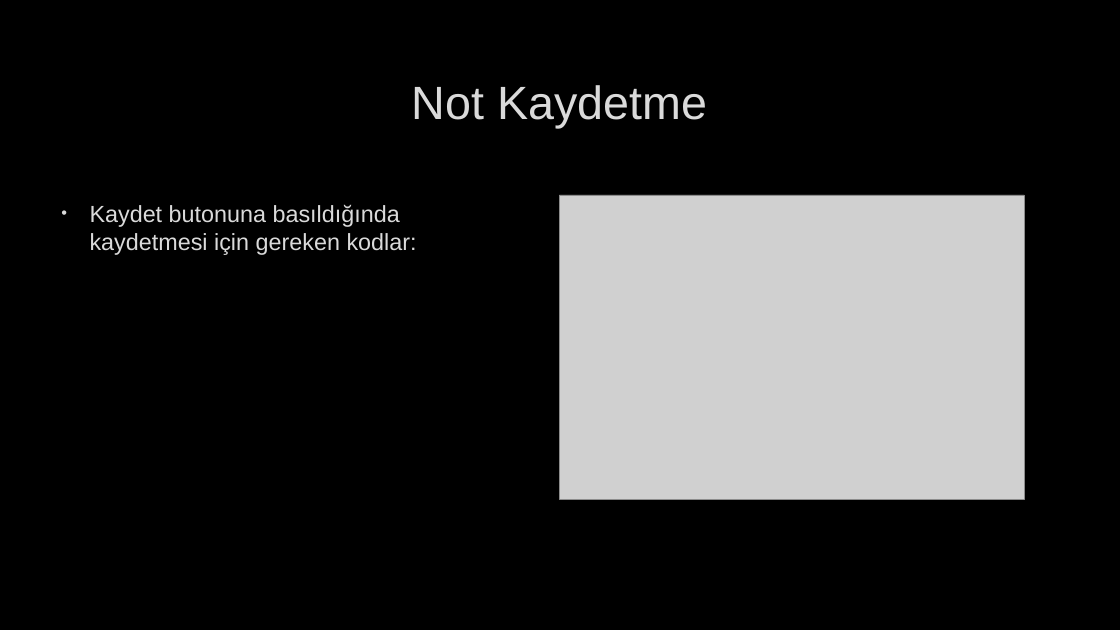
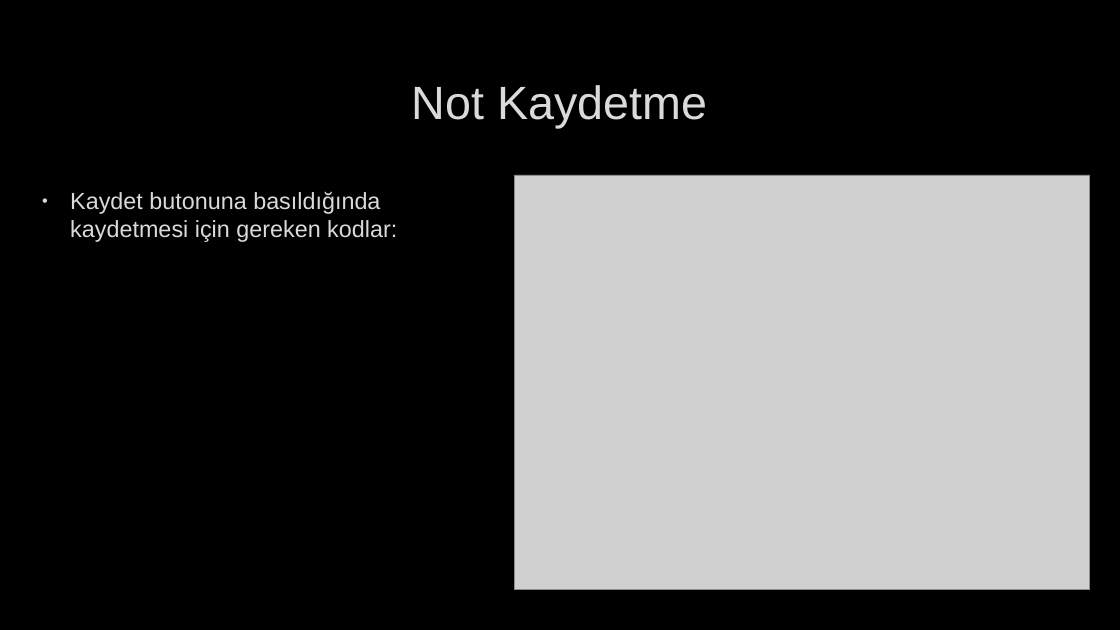
Before and after one commit to BilalMercan/Kotlin_Sozluk_Proje, a slide deck: slide 9 of Kotlin Sözlük Uygulaması Proje/Sözlük Uygulaması.pptx. Drawn at 1120x630 pixels with LibreOffice and Linux fonts; fonts in the diff are those of the drawing; grey boxes stand for pictures; background and template pictures are left out. Boxes give left, top, right and bottom in pixels: in the first picture for what was removed or moved away, otherwise in the second. Text is boxed around its words. In the diff, an @@ line names an element or a change of style, - is before the commit and + after.

```diff
--- a/Kotlin Sözlük Uygulaması Proje/Sözlük Uygulaması.pptx
+++ b/Kotlin Sözlük Uygulaması Proje/Sözlük Uygulaması.pptx
@@ picture: place and size @@
-picture at <box>560,195,1024,499</box>
+picture at <box>515,175,1090,589</box>
@@ text "Kaydet butonuna basıldığında kaydetmesi için ...": place and size @@
-text "Kaydet butonuna basıldığında kaydetmesi için ..." at <box>90,204,417,255</box>
+text "Kaydet butonuna basıldığında kaydetmesi için ..." at <box>70,191,397,242</box>
```
Also in this commit, not shown: 4 other slides changed, 1 slide added.
